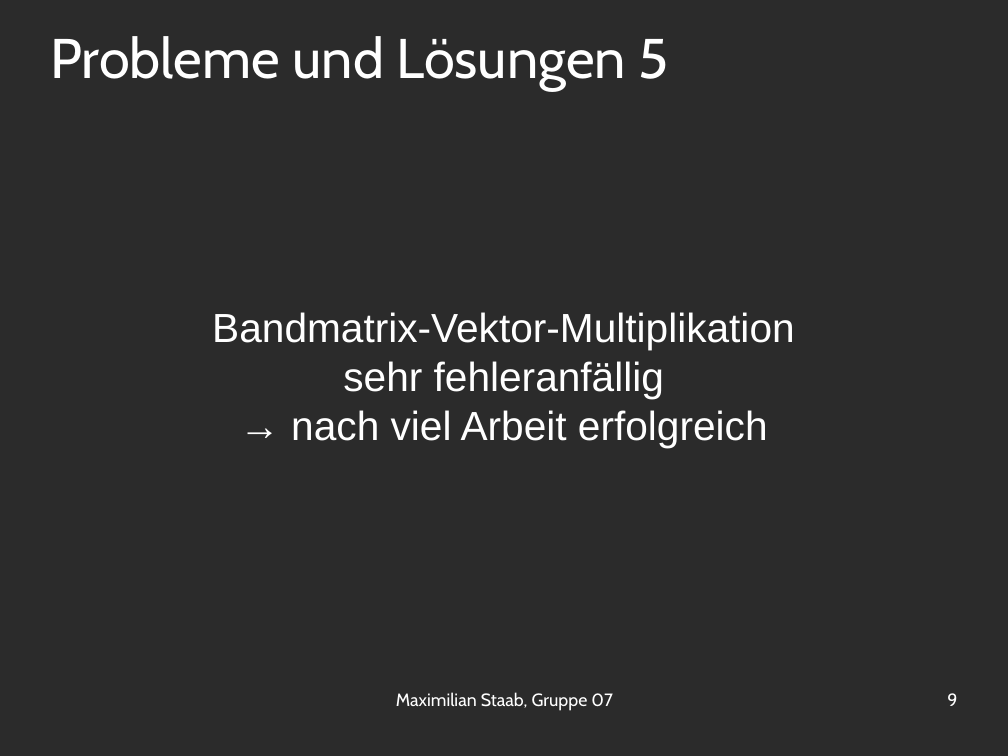
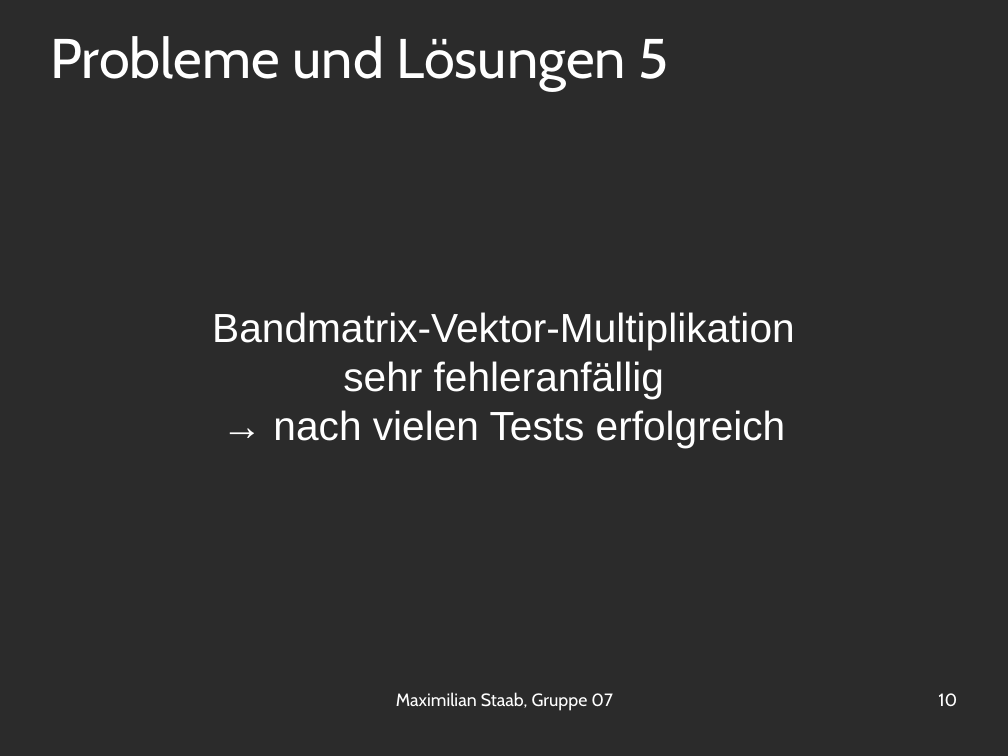
Before and after one commit to OrestTa/etip, a slide deck: slide 10 of Projekt2/Protokolle/verlauf2.odp (slide 9 before the commit). Drawn at 1008x756 pixels with LibreOffice and Linux fonts; fonts in the diff are those of the drawing; background and template pictures are left out; a plain dark background stands for a picture behind light text. Boxes give left, top, right and bottom in pixels: in the first picture for what was removed or moved away, otherwise in the second. Text is boxed around its words. In the diff, an @@ line names an element or a change of style, - is before the commit and + after.

```diff
--- a/Projekt2/Protokolle/verlauf2.odp
+++ b/Projekt2/Protokolle/verlauf2.odp
@@ subtitle at <box>273,410,786,448</box>: text changed @@
-→ nach viel Arbeit erfolgreich
+→ nach vielen Tests erfolgreich
@@ page number at <box>938,693,957,706</box>: text changed @@
-9
+10
```
Also in this commit, not shown: 4 other slides changed, 1 slide added, 1 other file.
